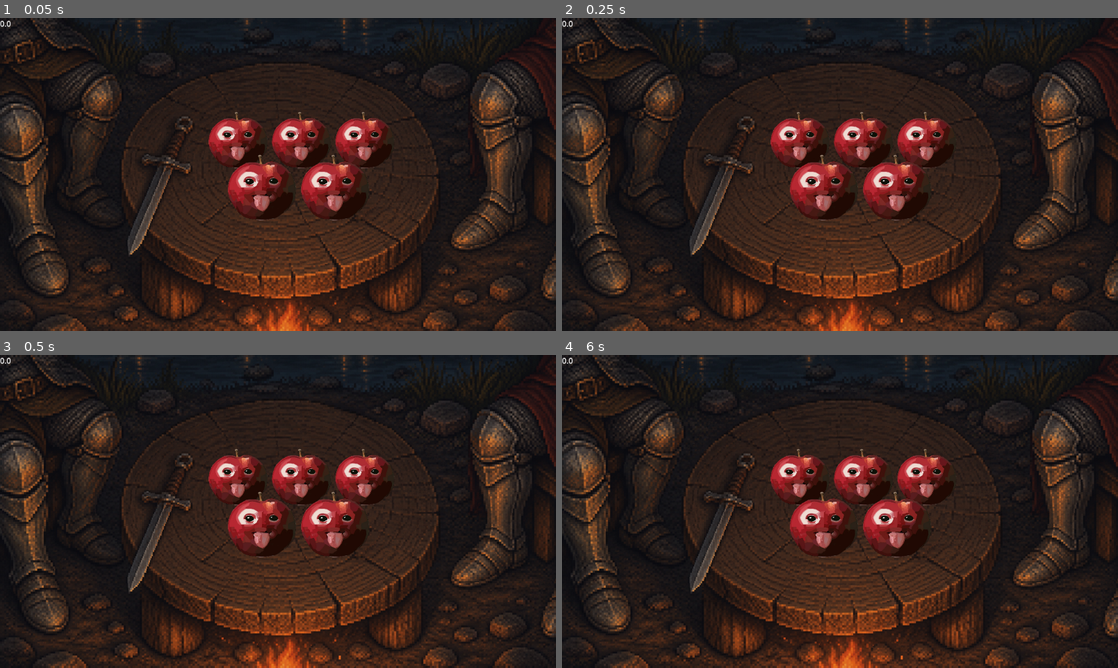
Above: before the commit, frames 1-4 (two rows, left to right).
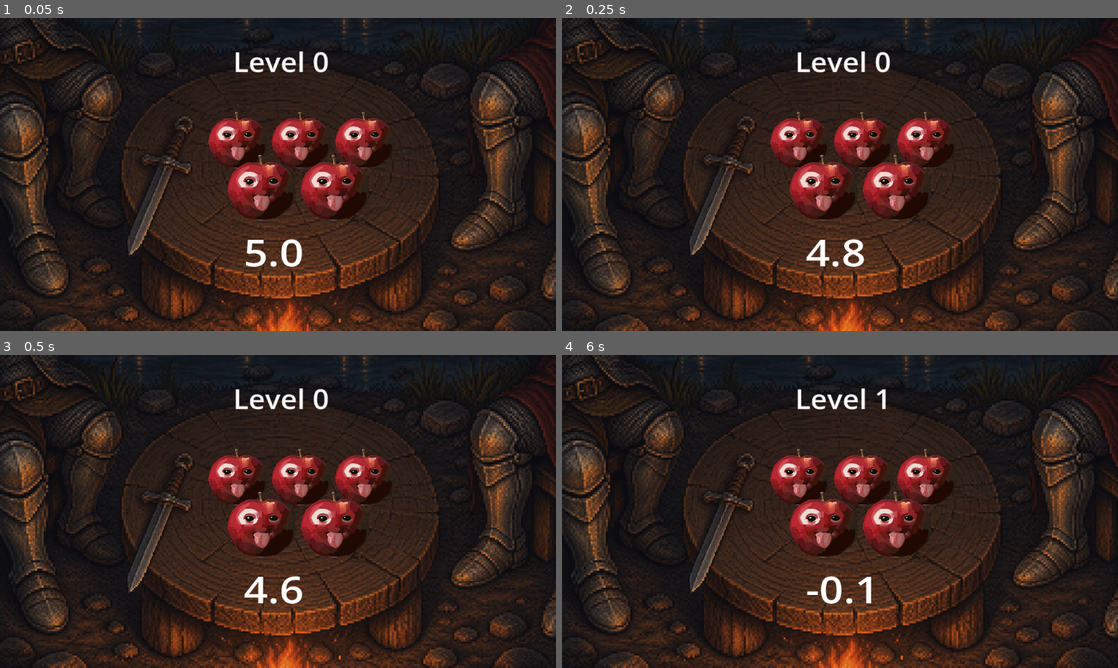
Above: after the commit, the same moments.

Repository: walterm4lon-coder/wariogame
Game: Godot game, scene res://scenes/level_scene.tscn
Two runs of this game, one before a commit and one after it. Both use one fixed random seed, a clock stepped at 60 frames per second and the inputs below. This scene is started directly instead of the project's main scene.
Inputs (mouse positions are in pixels of both pictures, inside the frame that each line leads up to):
- Up to frame 1 (0.05 s): no input
- Up to frame 2 (0.25 s): no input
- Up to frame 3 (0.5 s): no input
- Up to frame 4 (6 s): tap Enter (ui_accept) at 0.5, 0.6, 0.77, 1.07, 1.52, 1.55, 1.82, 2.3, 2.85, 3.02, 3.32, 3.77, 3.8, 4.07, 4.52, 4.55, 4.82, 5.1 s; move the mouse to (962, 495) at 0.52 s; hold Right (ui_right) 0.53-2.03 s; click (962, 495) at 0.67 s; move the mouse to (728, 527) at 1.27 s; tap Alt at 1.35, 3.6, 5.85 s; move the mouse to (895, 442) at 2.02 s; hold Left (ui_left) 2.03-2.78 s; tap Shift at 2.1, 4.35 s; move the mouse to (812, 574) at 2.77 s; hold Right (ui_right) 2.78-4.28 s; click (812, 574) at 2.92 s; move the mouse to (1006, 558) at 3.52 s; move the mouse to (673, 464) at 4.27 s; hold Left (ui_left) 4.28-5.03 s; move the mouse to (867, 511) at 5.02 s; hold Right (ui_right) 5.03-5.78 s; click (867, 511) at 5.17 s; move the mouse to (756, 433) at 5.77 s; hold Left (ui_left) from 5.78 s (still down)

The runs differ from the first frame. In frame 1, 0.9% of the frame differs, in the area x 0-59%, y 0-80%; in frame 2, 0.9%; in frame 3, 0.9%; in frame 4, 0.8%.

Commit message:
manymanymanythings

Diff:
--- /dev/null
+++ b/minigame 1.gd
@@ -0,0 +1,28 @@
+extends Node2D
+@onready var timer: RichTextLabel = $timer #literally just the richlabeltext
+
+var time : float
+
+# Called when the node enters the scene tree for the first time.
+func _ready() -> void:
+	pass
+
+# Called every frame. 'delta' is the elapsed time since the previous frame.
+func _process(delta: float) -> void:
+	timer.text = str(snapped(time, 0.10)) # this makes names easier
+
+func Timer(start_time: float): # making a new function for timer countdown!
+	# we want the timer to go down, and when it reaches 0 it transitions
+	# to the next scene!
+
+	time = start_time
+
+	while time > 0.0: # run if timer hasnt reached 0
+		await wait(0.10)
+		time = time - 0.10
+
+	#when timer reaches 0
+	return
+
+func wait(seconds: float) -> void: # write this simple function out for wait!
+	await get_tree().create_timer(seconds).timeout # makes u wait
--- a/scenes/level_scene.tscn
+++ b/scenes/level_scene.tscn
@@ -1,9 +1,11 @@
 [gd_scene format=3 uid="uid://dg4pjuej0o8te"]
 
+[ext_resource type="Script" uid="uid://l5wiy8d8jfye" path="res://scenes/timer_screen.gd" id="1_a74lg"]
 [ext_resource type="Texture2D" uid="uid://vjcaw7683twu" path="res://table.png" id="1_bl4ss"]
 [ext_resource type="Texture2D" uid="uid://c383rase0l87y" path="res://image-Photoroom (2).png" id="2_a74lg"]
 
-[node name="level_scene" type="Node2D" unique_id=1303635718]
+[node name="minigame_1" type="Node2D" unique_id=1303635718]
+script = ExtResource("1_a74lg")
 
 [node name="TextureRect" type="TextureRect" parent="." unique_id=1038535305]
 offset_right = 40.0
@@ -16,46 +18,56 @@
 offset_right = 40.0
 offset_bottom = 40.0
 
-[node name="HBoxContainer2" type="HBoxContainer" parent="." unique_id=704802752]
+[node name="AppleContainer1" type="HBoxContainer" parent="." unique_id=704802752]
 offset_left = 426.0
 offset_top = 178.0
 offset_right = 4122.0
 offset_bottom = 1098.0
 scale = Vector2(0.17752776, 0.17378883)
 
-[node name="apple1" type="TextureRect" parent="HBoxContainer2" unique_id=420795402]
+[node name="apple1" type="TextureRect" parent="AppleContainer1" unique_id=420795402]
 layout_mode = 2
 texture = ExtResource("2_a74lg")
 
-[node name="apple2" type="TextureRect" parent="HBoxContainer2" unique_id=331974656]
+[node name="apple2" type="TextureRect" parent="AppleContainer1" unique_id=331974656]
 layout_mode = 2
 texture = ExtResource("2_a74lg")
 
-[node name="apple3" type="TextureRect" parent="HBoxContainer2" unique_id=1956753609]
+[node name="apple3" type="TextureRect" parent="AppleContainer1" unique_id=1956753609]
 layout_mode = 2
 texture = ExtResource("2_a74lg")
 
-[node name="HBoxContainer" type="HBoxContainer" parent="." unique_id=1205928975]
+[node name="AppleContainer2" type="HBoxContainer" parent="." unique_id=1205928975]
 offset_left = 465.0
 offset_top = 264.0
 offset_right = 1941.0
 offset_bottom = 1184.0
 scale = Vector2(0.20511034, 0.20219104)
 
-[node name="apple4" type="TextureRect" parent="HBoxContainer" unique_id=1930442177]
+[node name="apple4" type="TextureRect" parent="AppleContainer2" unique_id=1930442177]
 layout_mode = 2
 texture = ExtResource("2_a74lg")
 
-[node name="apple5" type="TextureRect" parent="HBoxContainer" unique_id=1740037195]
+[node name="apple5" type="TextureRect" parent="AppleContainer2" unique_id=1740037195]
 layout_mode = 2
 texture = ExtResource("2_a74lg")
 
 [node name="Timer" type="RichTextLabel" parent="." unique_id=8067268]
-offset_right = 40.0
-offset_bottom = 40.0
+offset_left = 505.0
+offset_top = 431.0
+offset_right = 705.0
+offset_bottom = 574.0
+scale = Vector2(0.84294033, 0.74200004)
+theme_override_font_sizes/normal_font_size = 104
 text = "0.0"
+fit_content = true
 
-[node name="RichTextLabel" type="RichTextLabel" parent="." unique_id=380805716]
-offset_right = 40.0
-offset_bottom = 40.0
+[node name="Level" type="RichTextLabel" parent="." unique_id=380805716]
+offset_left = 483.0
+offset_top = 52.0
+offset_right = 893.885
+offset_bottom = 124.0
 scale = Vector2(1.1436458, 1.0679731)
+theme_override_font_sizes/normal_font_size = 52
+text = "Level 1"
+fit_content = true
--- /dev/null
+++ b/scenes/node_2d.tscn
@@ -0,0 +1,10 @@
+[gd_scene format=3 uid="uid://blg3wm8k4fxc6"]
+
+[ext_resource type="Script" uid="uid://6k5ulqd2gwg1" path="res://minigame 1.gd" id="1_6e84v"]
+
+[node name="Node2D" type="Node2D" unique_id=340984266]
+script = ExtResource("1_6e84v")
+
+[node name="RichTextLabel" type="RichTextLabel" parent="." unique_id=2090886129]
+offset_right = 40.0
+offset_bottom = 40.0
--- /dev/null
+++ b/scenes/player.gd
@@ -0,0 +1,25 @@
+extends CharacterBody2D
+
+
+const SPEED = 300.0
+const JUMP_VELOCITY = -400.0
+
+
+func _physics_process(delta: float) -> void:
+	# Add the gravity.
+	if not is_on_floor():
+		velocity += get_gravity() * delta
+
+	# Handle jump.
+	if Input.is_action_just_pressed("ui_accept") and is_on_floor():
+		velocity.y = JUMP_VELOCITY
+
+	# Get the input direction and handle the movement/deceleration.
+	# As good practice, you should replace UI actions with custom gameplay actions.
+	var direction := Input.get_axis("ui_left", "ui_right")
+	if direction:
+		velocity.x = direction * SPEED
+	else:
+		velocity.x = move_toward(velocity.x, 0, SPEED)
+
+	move_and_slide()
--- /dev/null
+++ b/scenes/player.tscn
@@ -0,0 +1,3 @@
+[gd_scene format=3 uid="uid://dr6hy6et3yiip"]
+
+[node name="player" type="Node2D" unique_id=639713629]
--- /dev/null
+++ b/scenes/timer_screen.gd
@@ -0,0 +1,69 @@
+extends Node2D
+@onready var garlic_container: HBoxContainer = $GarlicContainer
+@onready var garlic: TextureRect = $AppleContainer1/apple1
+@onready var garlic_2: TextureRect = $AppleContainer1/apple2
+@onready var garlic_3: TextureRect = $AppleContainer1/apple3
+@onready var garlic_4: TextureRect = $AppleContainer2/apple4
+@onready var garlic_5: TextureRect = $AppleContainer2/apple5
+@onready var level: RichTextLabel = $Level
+@onready var timer: RichTextLabel = $Timer
+
+var time
+
+func _ready() -> void:
+	await Timer(5.0) # using the function created
+
+	if Global.minigames_done < 3: # if you havent completed 3 minigames yet
+		Global.minigames_done = Global.minigames_done +1
+		get_tree().change_scene_to_file("res://scenes/minigame_" + str(Global.minigames_done) + ".tscn") # changes your scene by arranging this frankenstein path.
+# Above, your script is being told to go to the next minigame. If the
+# current minigame is Level 1, then you would be on minigame 1. If you
+# complete that level, you have the minigames_done add one, and then you
+# look for the scene titled `minigame_` and then whatever minigame number
+# should be next. Make sure you name your minigame saves appropriately.
+
+	else:
+		get_tree().change_scene_to_file("res://scenes/title_screen.tscn") # changes your scene
+
+
+func _process(delta: float) -> void: # runs EVERY FRAME
+	match Global.lives: # asks or checks if lives is equal to one of
+#these values, cool hack. by the way this is a horrid way to illustrate the
+#lives visually so later you can always find alternative code. Now, dw abt it.
+
+		4:
+			garlic.hide()
+		3:
+			garlic.hide()
+			garlic_2.hide()
+		2:
+			garlic.hide()
+			garlic_2.hide()
+			garlic_3.hide()
+		1:
+			garlic.hide()
+			garlic_2.hide()
+			garlic_3.hide()
+			garlic_4.hide()
+		0:
+			garlic_container.hide() # just hides everything
+
+	timer.text = str(time) # make ths text reflect the value of the time variable. this makes names easier. the str() converts the int to a String
+	level.text = "Level " + str(Global.minigames_done) # this tells you want minigame you're on using concatenation (google the word yo)
+
+func Timer(start_time: float): # making a new function for timer countdown!
+	# we want the timer to go down, and when it reaches 0 it transitions
+	# to the next scene!
+
+	time = start_time # make the timer, which is reflected through the timer text, start at your desired number
+
+	while time > 0.0: # run if timer hasnt reached 0
+		await wait(0.1) # asks script to wait on this function. the 'wait' name for the function does nothing here, as await is just telling the scrpit to wait for the function to complete before progressing
+		time -= 0.1 # remove 0.1
+		# progressively get the value smaller and smaller
+
+	#when timer reaches 0
+	return
+
+func wait(seconds: float) -> void: # write this simple function out for wait!
+	await get_tree().create_timer(seconds).timeout # makes u wait, dw abt this being complex '''
Binary file added: image-Photoroom (3).png
Not shown, added: image-Photoroom (3).png.import
Not shown, added: minigame 1.gd.uid
Not shown, added: scenes/player.gd.uid
Not shown, added: scenes/timer_screen.gd.uid
